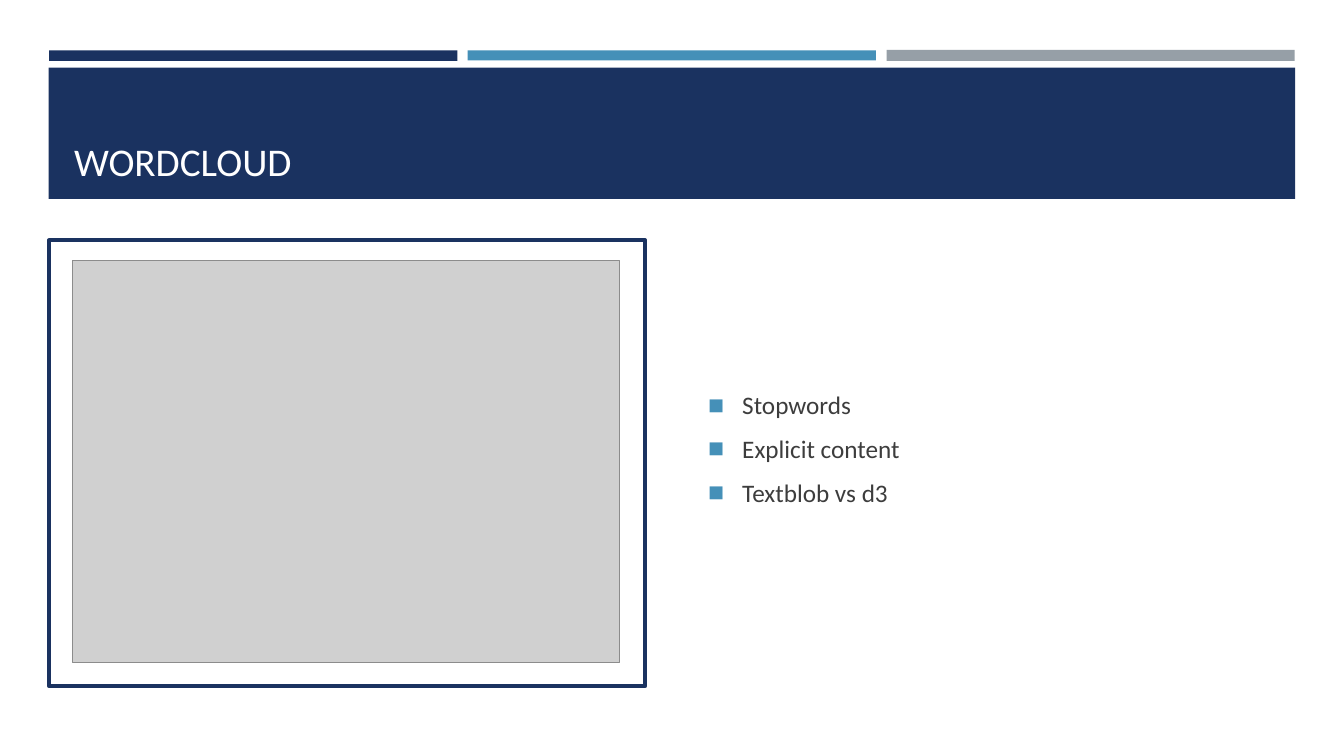
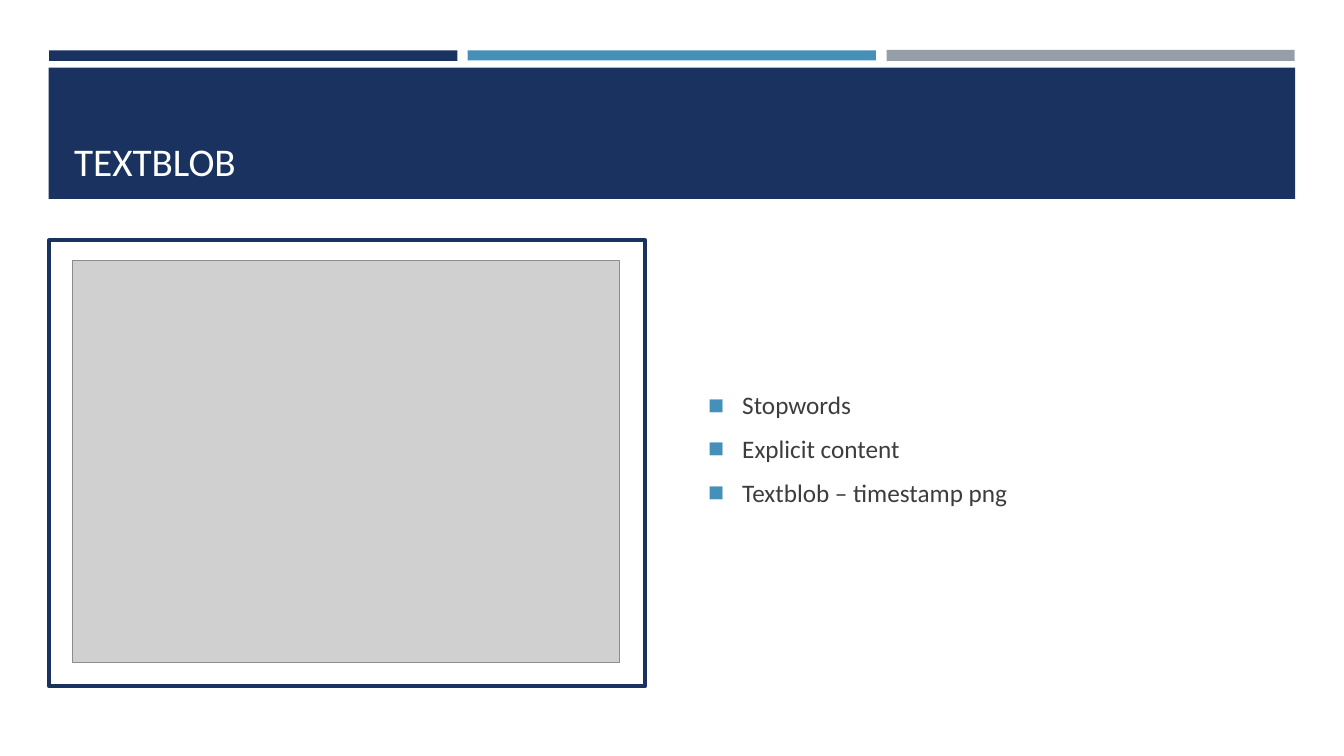
Before and after one commit to nvhabib91/song_analyzer, a slide deck: slide 2 of Song_Analysis.pptx. Drawn at 1344x756 pixels with LibreOffice and Linux fonts; fonts in the diff are those of the drawing; grey boxes stand for pictures. Boxes give left, top, right and bottom in pixels: in the first picture for what was removed or moved away, otherwise in the second. Text is boxed around its words. In the diff, an @@ line names an element or a change of style, - is before the commit and + after.

Commit message:
testing textblob

```diff
--- a/Song_Analysis.pptx
+++ b/Song_Analysis.pptx
@@ title at box(74, 150, 236, 177): text changed @@
-WORDCLOUD
+TEXTBLOB
@@ text at box(742, 484, 1007, 507): text changed @@
-◼ Textblob vs d3
+◼ Textblob – timestamp png
```
Also in this commit, not shown: 2 other files.
